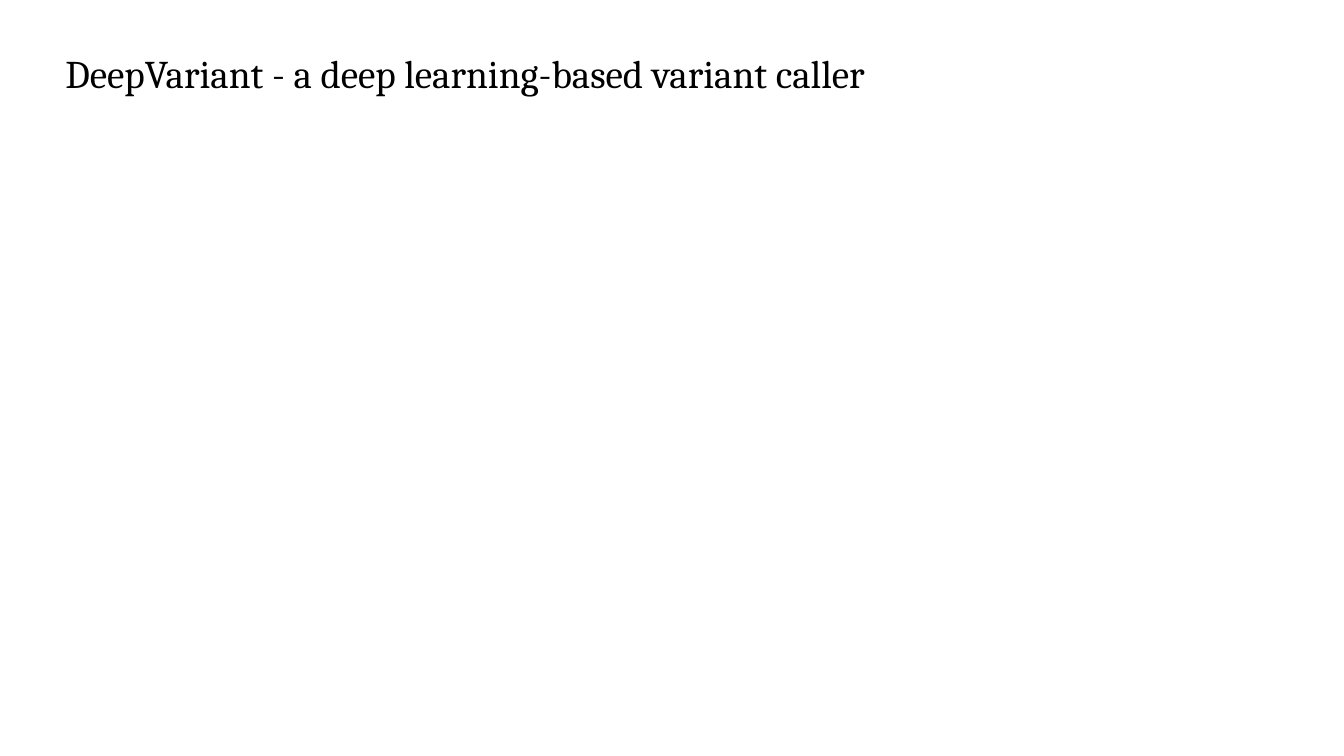
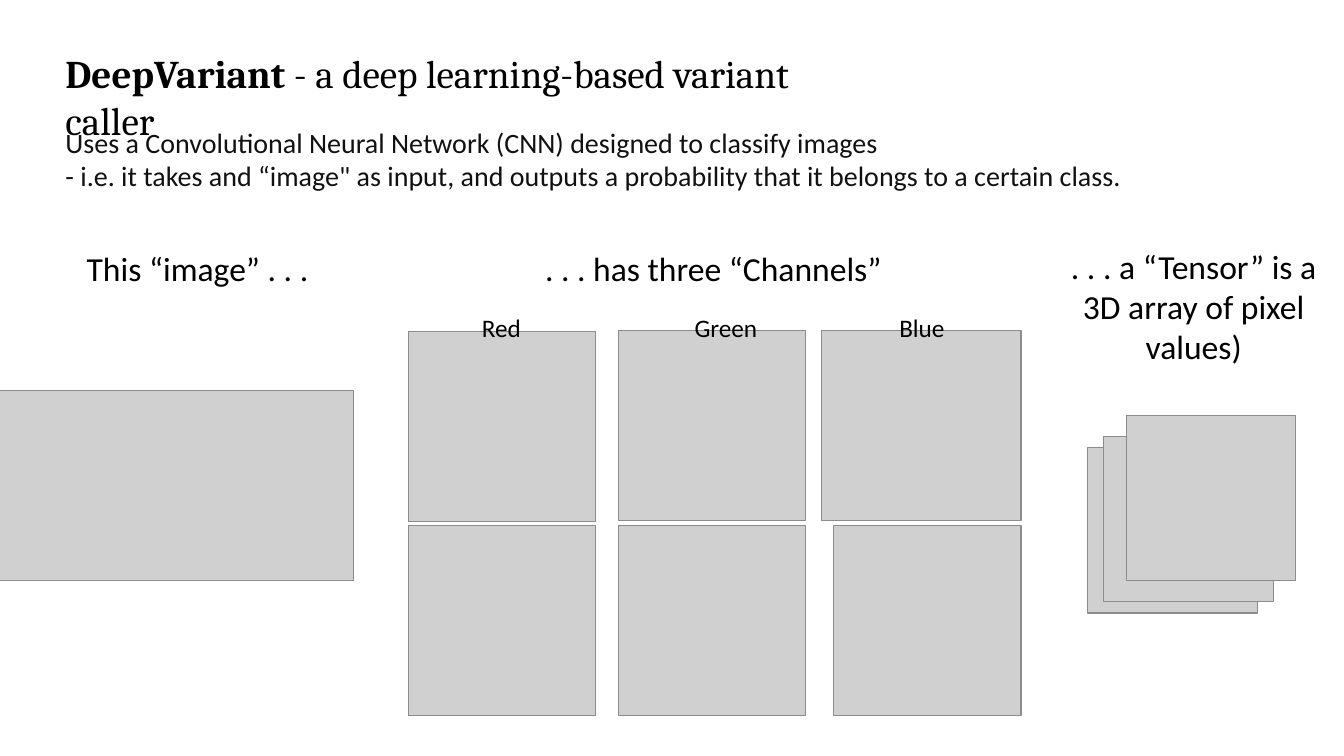
Before and after one commit to DanJeffries/FITNESS, a slide deck: slide 4 of Presentations/DV_SNP_calling_301023.pptx (slide 3 before the commit). Drawn at 1344x756 pixels with LibreOffice and Linux fonts; fonts in the diff are those of the drawing; grey boxes stand for pictures. Boxes give left, top, right and bottom in pixels: in the first picture for what was removed or moved away, otherwise in the second. Text is boxed around its words. In the diff, an @@ line names an element or a change of style, - is before the commit and + after.

```diff
--- a/Presentations/DV_SNP_calling_301023.pptx
+++ b/Presentations/DV_SNP_calling_301023.pptx
@@ text "DeepVariant - a deep learning-based ..." at (65, 60, 789, 144): bold on in "DeepVariant" @@
@@ text added at (65, 130, 1121, 191), 20 pt, text #111111 @@
+Uses a Convolutional Neural Network (CNN) designed to classify images
+- i.e. it takes and “image" as input, and outputs a probability that it belongs to a certain class.
@@ text added at (87, 257, 260, 287), 24 pt, text #000000 @@
+This “image” . . .
@@ text added at (593, 257, 882, 282), 24 pt, text #000000 @@
+. . . has three “Channels”
@@ text added at (1083, 255, 1316, 364), 24 pt, text #000000 @@
+. . . a “Tensor” is a
+3D array of pixel values)
@@ text added at (482, 317, 521, 337), 18 pt, text #000000 @@
+Red
@@ text added at (695, 316, 758, 337), 18 pt, text #000000 @@
+Green
@@ text added at (899, 316, 944, 337), 18 pt, text #000000 @@
+Blue
@@ picture added at (408, 332, 596, 521) @@
@@ picture added at (619, 331, 807, 520) @@
@@ picture added at (822, 331, 1021, 520) @@
@@ picture added at (0, 390, 354, 580) @@
@@ picture added at (1126, 415, 1296, 581) @@
@@ picture added at (1088, 448, 1257, 613) @@
@@ picture added at (1104, 437, 1273, 602) @@
@@ picture added at (408, 526, 596, 716) @@
@@ picture added at (619, 526, 807, 716) @@
@@ picture added at (834, 526, 1021, 716) @@
```
Also in this commit, not shown: 2 other slides changed, 7 slides added, 2 other files.
